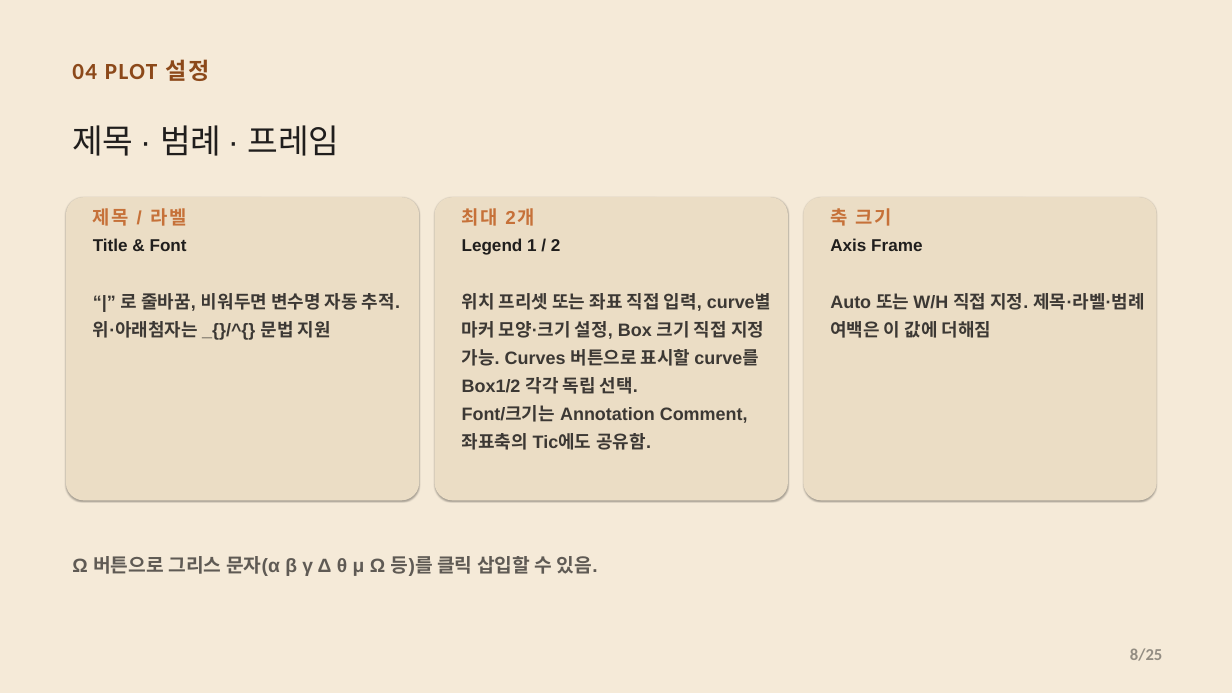
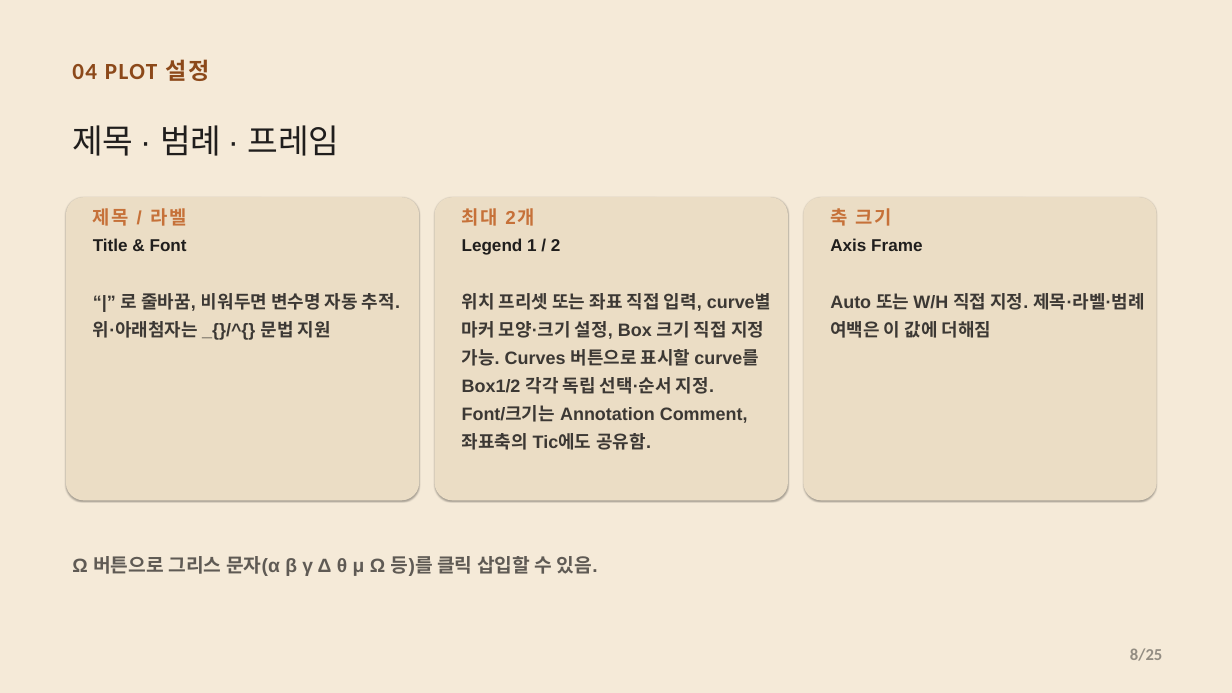
Before and after one commit to CWKIM113/CathPlot_Pub, a slide deck: slide 8 of CathPlot_발표.pptx. Drawn at 1232x693 pixels with LibreOffice and Linux fonts; fonts in the diff are those of the drawing. Boxes give left, top, right and bottom in pixels: in the first picture for what was removed or moved away, otherwise in the second. Text is boxed around its words. In the diff, an @@ line names an element or a change of style, - is before the commit and + after.

```diff
--- a/CathPlot_발표.pptx
+++ b/CathPlot_발표.pptx
@@ text at (462, 293, 772, 394): text changed @@
-위치 프리셋 또는 좌표 직접 입력, curve별 마커 모양·크기 설정, Box 크기 직접 지정 가능. Curves 버튼으로 표시할 curve를 Box1/2 각각 독립 선택.
+위치 프리셋 또는 좌표 직접 입력, curve별 마커 모양·크기 설정, Box 크기 직접 지정 가능. Curves 버튼으로 표시할 curve를 Box1/2 각각 독립 선택·순서 지정.
```
Also in this commit, not shown: 1 other file.
